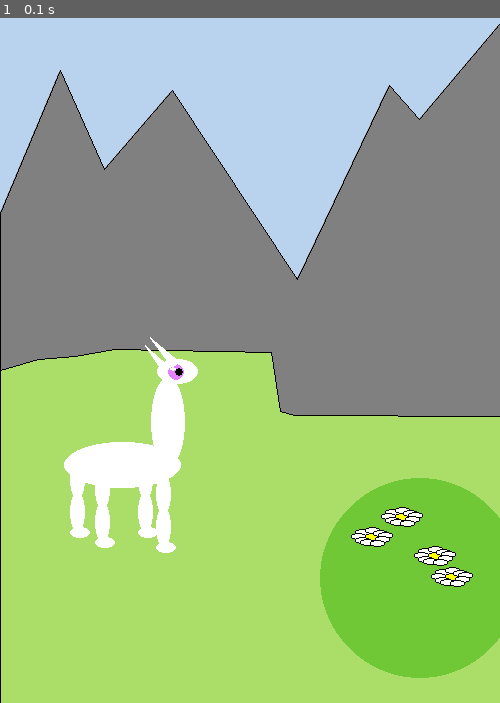
Above: before the commit, frame 1.
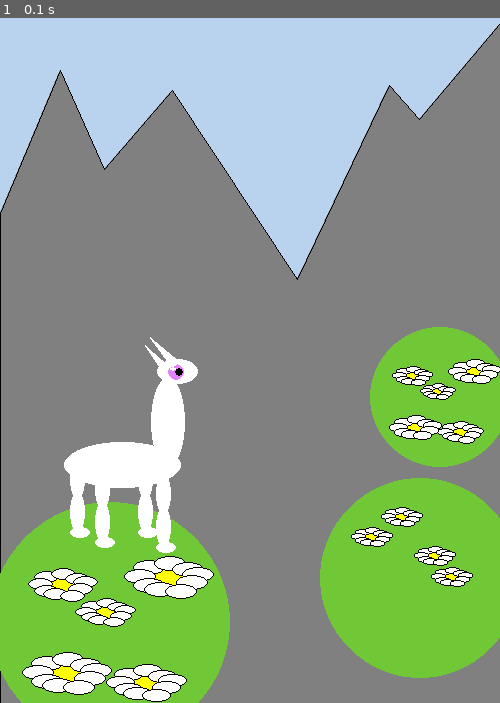
Above: after the commit, the same moment.

Repository: sarseniy/infa_2020_sarseniy
Game: pygame game, started from lab3/exercise_2_draw.py
Two runs of this game, one before a commit and one after it. Both use one fixed random seed, a clock stepped at 60 frames per second and the inputs below.
Inputs:
- Up to frame 1 (0.1 s): no input

The runs differ from the first frame. In frame 1, 38% of the frame differs, in the area x 0-100%, y 45-100%.

Commit message:
Оптимизтровано создание кустов

Diff:
--- a/lab3/exercise_2_draw.py
+++ b/lab3/exercise_2_draw.py
@@ -2,32 +2,39 @@
 from pygame.draw import *
 
 def flower(pos, size):
-    ellipse(screen, YELLOW, pygame.Rect(pos[0] + 15 * size, pos[1] + 7 * size, 15 * size, 7 * size))
-    ellipse(screen, WHITE, pygame.Rect(pos[0] + 5 * size, pos[1] + 2 * size, 15 * size, 7 * size))
-    ellipse(screen, BLACK, pygame.Rect(pos[0] + 5 * size, pos[1] + 2 * size, 15 * size, 7 * size), 1)
-    ellipse(screen, WHITE, pygame.Rect(pos[0] + 1 * size, pos[1] + 6 * size, 15 * size, 7 * size))
-    ellipse(screen, BLACK, pygame.Rect(pos[0] + 1 * size, pos[1] + 6 * size, 15 * size, 7 * size), 1)
-    ellipse(screen, WHITE, pygame.Rect(pos[0] + 5 * size, pos[1] + 10 * size, 15 * size, 7 * size))
-    ellipse(screen, BLACK, pygame.Rect(pos[0] + 5 * size, pos[1] + 10 * size, 15 * size, 7 * size), 1)
-    ellipse(screen, WHITE, pygame.Rect(pos[0] + 10 * size, pos[1] + 12 * size, 15 * size, 7 * size))
-    ellipse(screen, BLACK, pygame.Rect(pos[0] + 10 * size, pos[1] + 12 * size, 15 * size, 7 * size), 1)
-    ellipse(screen, WHITE, pygame.Rect(pos[0] + 15 * size, pos[1] + 0 * size, 15 * size, 7 * size))
-    ellipse(screen, BLACK, pygame.Rect(pos[0] + 15 * size, pos[1] + 0 * size, 15 * size, 7 * size), 1)
-    ellipse(screen, WHITE, pygame.Rect(pos[0] + 23 * size, pos[1] + 3 * size, 15 * size, 7 * size))
-    ellipse(screen, BLACK, pygame.Rect(pos[0] + 23 * size, pos[1] + 3 * size, 15 * size, 7 * size), 1)
-    ellipse(screen, WHITE, pygame.Rect(pos[0] + 28 * size, pos[1] + 5 * size, 15 * size, 7 * size))
-    ellipse(screen, BLACK, pygame.Rect(pos[0] + 28 * size, pos[1] + 5 * size, 15 * size, 7 * size), 1)
-    ellipse(screen, WHITE, pygame.Rect(pos[0] + 25 * size, pos[1] + 9 * size, 15 * size, 7 * size))
-    ellipse(screen, BLACK, pygame.Rect(pos[0] + 25 * size, pos[1] + 9 * size, 15 * size, 7 * size), 1)
-    ellipse(screen, WHITE, pygame.Rect(pos[0] + 20 * size, pos[1] + 13 * size, 15 * size, 7 * size))
-    ellipse(screen, BLACK, pygame.Rect(pos[0] + 20 * size, pos[1] + 13 * size, 15 * size, 7 * size), 1)
+    param = [15, 7]
+    param[0] = round(param[0] * size)
+    param[1] = round(param[1] * size)
+    ellipse(screen, YELLOW,
+            pygame.Rect(pos[0] + round(15 * size), pos[1] + round(6 * size), round(18 * size), round(9 * size)))
+    ellipse(screen, WHITE, pygame.Rect(pos[0] + round(5 * size), pos[1] + round(2 * size), param[0], param[1]))
+    ellipse(screen, BLACK, pygame.Rect(pos[0] + round(5 * size), pos[1] + round(2 * size), param[0], param[1]), 1)
+    ellipse(screen, WHITE, pygame.Rect(pos[0] + round(1 * size), pos[1] + round(6 * size), param[0], param[1]))
+    ellipse(screen, BLACK, pygame.Rect(pos[0] + round(1 * size), pos[1] + round(6 * size), param[0], param[1]), 1)
+    ellipse(screen, WHITE, pygame.Rect(pos[0] + round(5 * size), pos[1] + round(10 * size), param[0], param[1]))
+    ellipse(screen, BLACK, pygame.Rect(pos[0] + round(5 * size), pos[1] + round(10 * size), param[0], param[1]), 1)
+    ellipse(screen, WHITE, pygame.Rect(pos[0] + round(10 * size), pos[1] + round(12 * size), param[0], param[1]))
+    ellipse(screen, BLACK, pygame.Rect(pos[0] + round(10 * size), pos[1] + round(12 * size), param[0], param[1]), 1)
+    ellipse(screen, WHITE, pygame.Rect(pos[0] + round(15 * size), pos[1] + round(0 * size), param[0], param[1]))
+    ellipse(screen, BLACK, pygame.Rect(pos[0] + round(15 * size), pos[1] + round(0 * size), param[0], param[1]), 1)
+    ellipse(screen, WHITE, pygame.Rect(pos[0] + round(23 * size), pos[1] + round(3 * size), param[0], param[1]))
+    ellipse(screen, BLACK, pygame.Rect(pos[0] + round(23 * size), pos[1] + round(3 * size), param[0], param[1]), 1)
+    ellipse(screen, WHITE, pygame.Rect(pos[0] + round(28 * size), pos[1] + round(5 * size), param[0], param[1]))
+    ellipse(screen, BLACK, pygame.Rect(pos[0] + round(28 * size), pos[1] + round(5 * size), param[0], param[1]), 1)
+    ellipse(screen, WHITE, pygame.Rect(pos[0] + round(25 * size), pos[1] + round(9 * size), param[0], param[1]))
+    ellipse(screen, BLACK, pygame.Rect(pos[0] + round(25 * size), pos[1] + round(9 * size), param[0], param[1]), 1)
+    ellipse(screen, WHITE, pygame.Rect(pos[0] + round(20 * size), pos[1] + round(13 * size), param[0], param[1]))
+    ellipse(screen, BLACK, pygame.Rect(pos[0] + round(20 * size), pos[1] + round(13 * size), param[0], param[1]), 1)
 
 
-def rotate(img, pos, angle):
-    w, h = img.get_size()
-    img2 = pygame.Surface((w*2, h*2), pygame.SRCALPHA)
-    img2.blit(img, (w-pos[0], h-pos[1]))
-    return pygame.transform.rotate(img2, angle)
+def bush(pos, size):
+    radius = 100
+    circle(screen, L_GREEN, pos, round(radius * size))
+    flower((pos[0] - round(5 * size), pos[1] + round(35 * size)), 1.6 * size)
+    flower((pos[0] - round(70 * size), pos[1] - round(45 * size)), 1.4 * size)
+    flower((pos[0] - round(30 * size), pos[1] - round(20 * size)), 1.2 * size)
+    flower((pos[0] + round(10 * size), pos[1] - round(55 * size)), 1.8 * size)
+    flower((pos[0] - round(75 * size), pos[1] + round(25 * size)), 1.8 * size)
 
 
 RED = (255, 000, 000)
@@ -52,8 +59,10 @@
 polygon(screen, GRAY, [(0, 216), (60,73), (104,172), (172,93), (297,282), (389,88), (419,122), (500, 26), (500,706), (0,706)])
 polygon(screen, BLACK, [(0, 216), (60,73), (104,172), (172,93), (297,282), (389,88), (419,122), (500, 26), (500,706), (0,706)], 1)
 
-polygon(screen, B_GREEN, [(0,373), (38,362), (75,359), (114,352), (271,355), (280,414), (294,418), (500,419), (500,706), (0,706)])
-polygon(screen, BLACK, [(0,373), (38,362), (75,359), (114,352), (271,355), (280,414), (294,418), (500,419), (500,706), (0,706)], 1)
+# Создание кустов
+bush((420, 581), 1)
+bush((110, 625), 1.2)
+bush((440, 400), 0.7)
 
 ellipse(screen, WHITE, pygame.Rect(64, 445, 117, 46))
 ellipse(screen, WHITE, pygame.Rect(151, 380, 34, 90))
